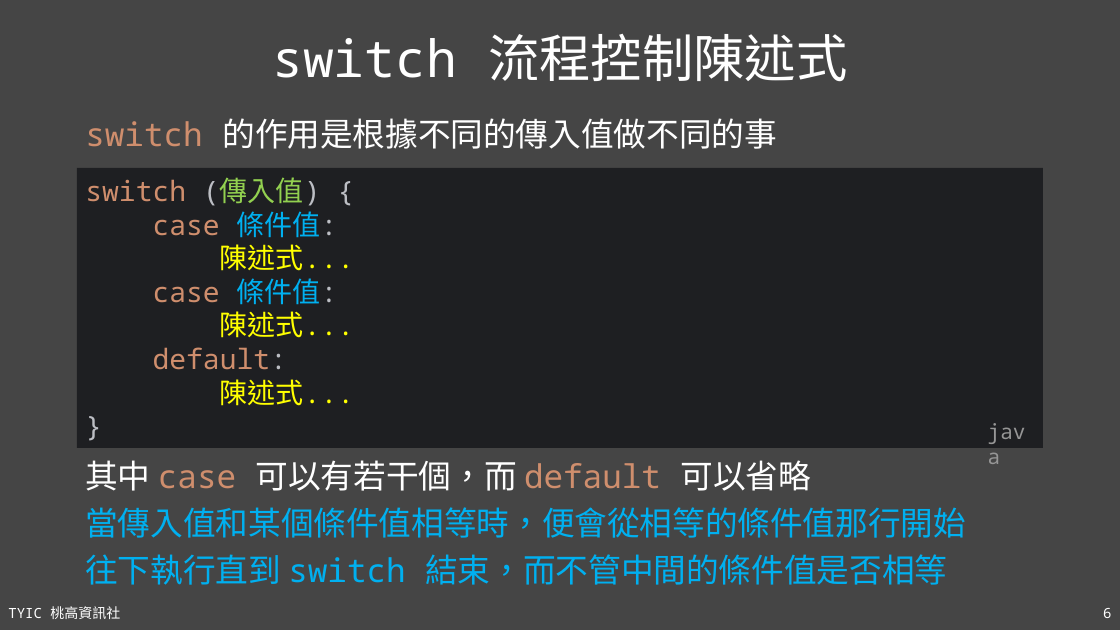
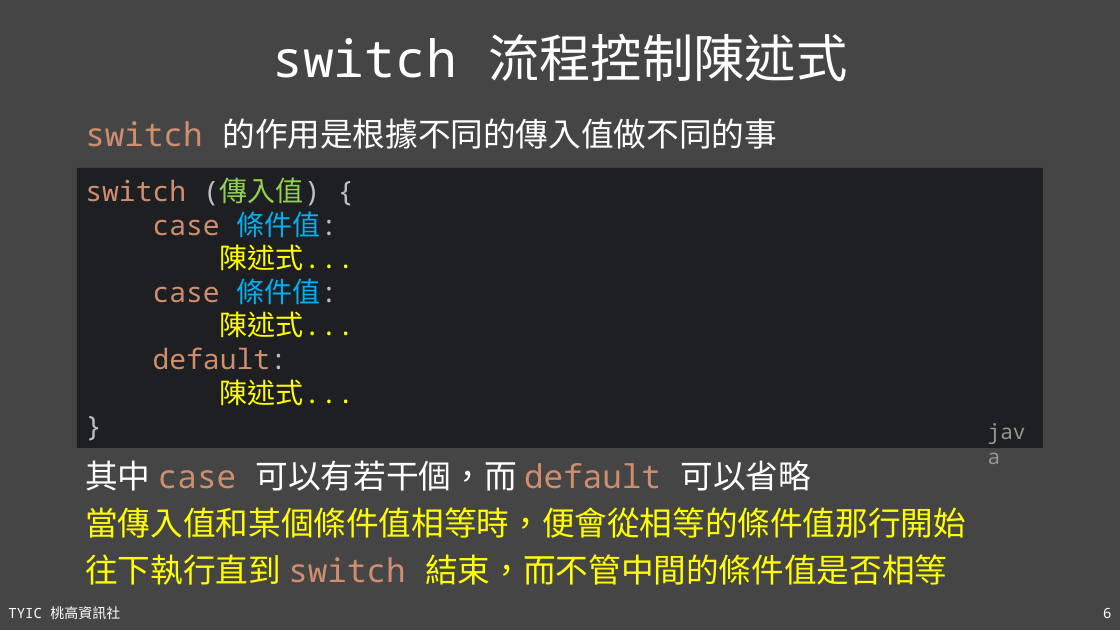
Before and after one commit to TYSHIC/slides, a slide deck: slide 6 of ppt/06_流程控制.pptx. Drawn at 1120x630 pixels with LibreOffice and Linux fonts; fonts in the diff are those of the drawing. Boxes give left, top, right and bottom in pixels: in the first picture for what was removed or moved away, otherwise in the second. Text is boxed around its words. In the diff, an @@ line names an element or a change of style, - is before the commit and + after.

```diff
--- a/ppt/06_流程控制.pptx
+++ b/ppt/06_流程控制.pptx
@@ text at (85, 507, 966, 585): text colour #00B0F0 to #FFFF00 in "當傳入值和某個條件值相等時，便會從相等的條件值那行開始", "往下執行直到 結束，而不管中間的條件值是否相等"; text colour #00B0F0 to #CF8E6D in "switch" @@
```
Also in this commit, not shown: 3 other slides changed, 1 slide added, 7 other files.
